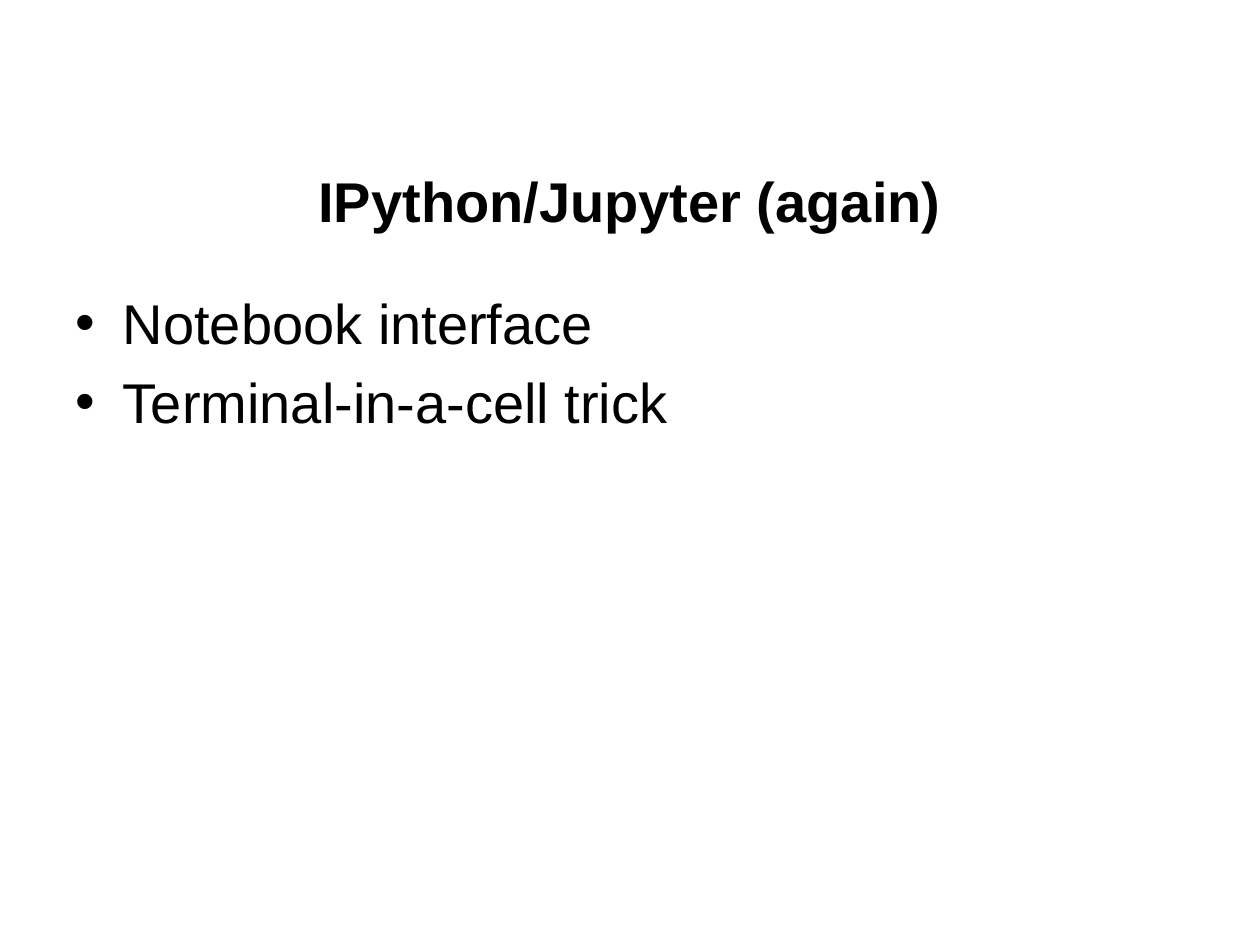
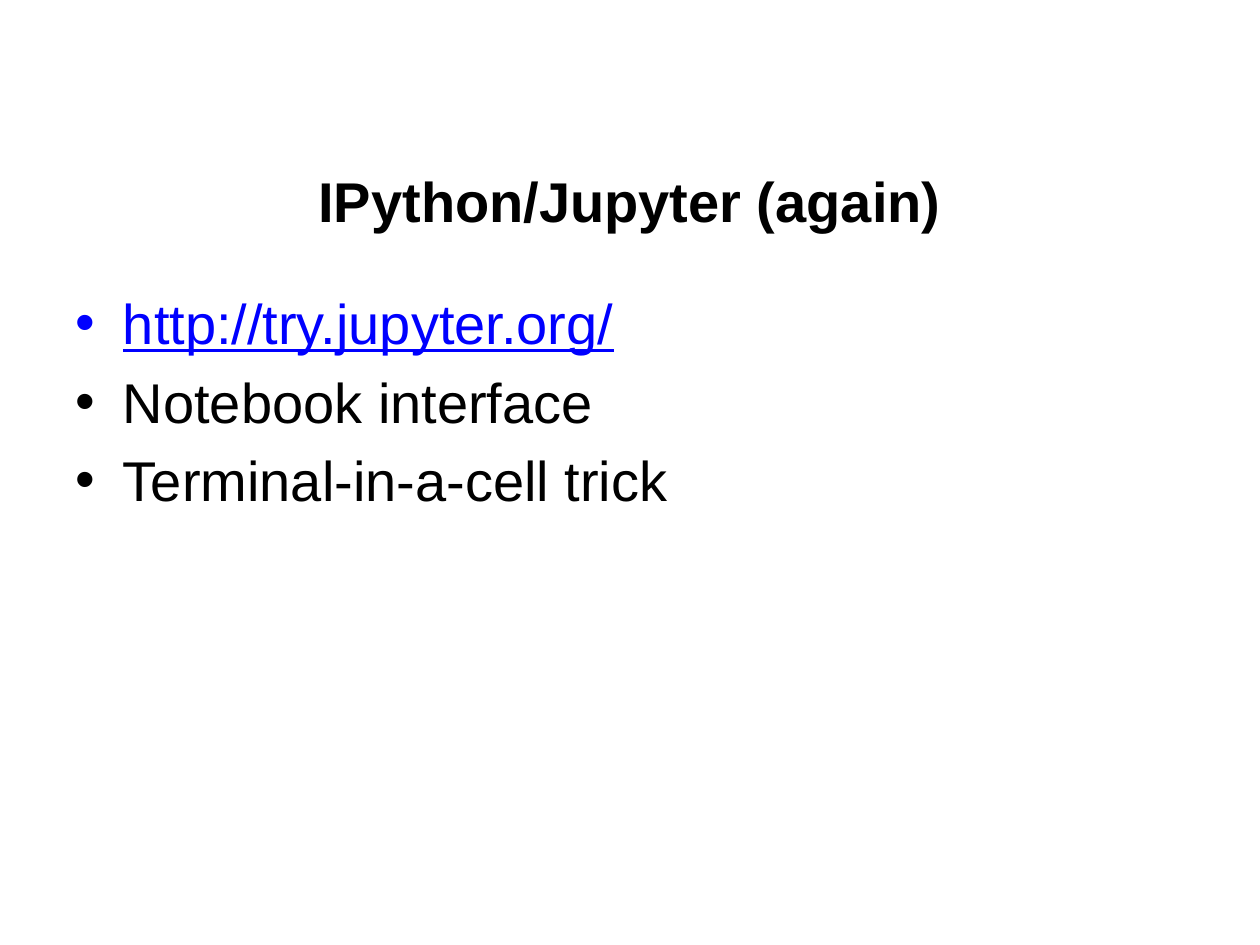
Before and after one commit to jgerity/talks, a slide deck: slide 6 of 2016/computing_workgroup/python_modules/python_scientific_modules.pptx (slide 7 before the commit). Drawn at 1260x945 pixels with LibreOffice and Linux fonts; fonts in the diff are those of the drawing; background and template pictures are left out. Boxes give left, top, right and bottom in pixels: in the first picture for what was removed or moved away, otherwise in the second. Text is boxed around its words. In the diff, an @@ line names an element or a change of style, - is before the commit and + after.

```diff
--- a/2016/computing_workgroup/python_modules/python_scientific_modules.pptx
+++ b/2016/computing_workgroup/python_modules/python_scientific_modules.pptx
@@ text at bbox=[123, 303, 613, 355]: paragraph added @@
+• http://try.jupyter.org/
```
Also in this commit, not shown: 6 other slides changed, 11 slides added, 2 slides removed.
